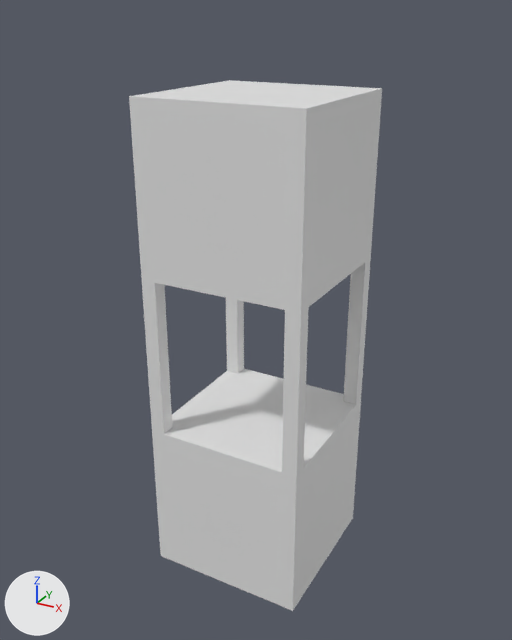
The FBX model Assets/maquina-teste.fbx: old version first, new version second.
The view is the same before and after, from a 50 mm camera at (1.89, -3.51, 3.41) aimed at (-0.03, -0.01, 1.66). Arrows for +X, +Y and +Z are at lower left; the lights stay in place. The picture after the commit comes second. Where no turn or scale is listed for an object, it has been applied to the vertices.

Before the edit, the objects in view are built like this:
```python
me_cube = bpy.data.meshes.new('Cube')
me_cube.from_pydata(...)  # a box spanning x -50.0..50.0, y 0.0..100.0, z -50.0..50.0
me_cube.materials.append(mat_material)  # white #e7e7e7
me_cube_003 = bpy.data.meshes.new('Cube.003')
me_cube_003.from_pydata(...)  # a box spanning x 40.9..50.0, y 0.0..100.0, z -50.0..-40.9; a box spanning x 40.9..50.0, y 0.0..100.0, z 40.9..50.0; a box spanning x -50.0..-40.9, y 0.0..100.0, z -50.0..-40.9; a box spanning x -50.0..-40.9, y 0.0..100.0, z 40.9..50.0
me_cube_003.materials.append(mat_material)  # white #e7e7e7
me_cube_004 = bpy.data.meshes.new('Cube.004')
me_cube_004.from_pydata(...)  # a box spanning x -50.0..50.0, y 0.0..100.0, z -50.0..50.0
me_cube_004.materials.append(mat_material)  # white #e7e7e7
ob_cube = bpy.data.objects.new('Cube', me_cube)
ob_cube.location = (0.0, 0.0, 0.0)
ob_cube.rotation_euler = (1.571, 0.0, 0.0)  # degrees (90, 0, 0)
ob_cube.scale = (0.01, 0.01, 0.01)
ob_cube_001 = bpy.data.objects.new('Cube.001', me_cube_003)
ob_cube_001.location = (0.0, 0.0, 1.0)
ob_cube_001.rotation_euler = (1.571, 0.0, 0.0)  # degrees (90, 0, 0)
ob_cube_001.scale = (0.01, 0.01, 0.01)
ob_cube_002 = bpy.data.objects.new('Cube.002', me_cube_004)
ob_cube_002.location = (0.0, 0.0, 2.0)
ob_cube_002.rotation_euler = (1.571, 0.0, 0.0)  # degrees (90, 0, 0)
ob_cube_002.scale = (0.01, 0.01, 0.01)
```
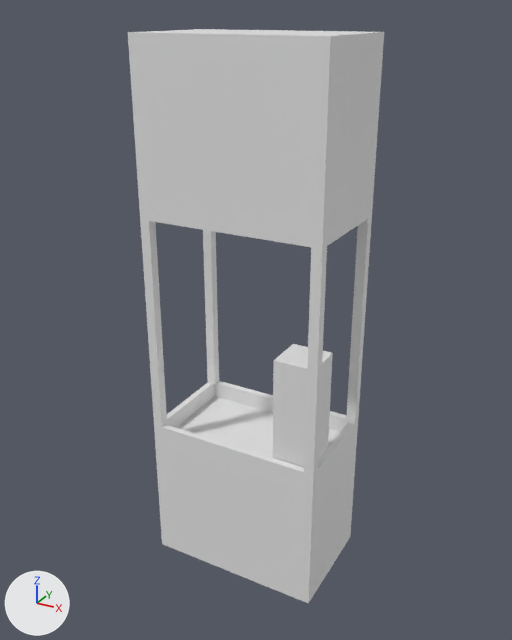
The edits, one by one:
me_cube is used by ob_cube; location (0.0, 0.0, 0.0); rotation (1.571, 0.0, 0.0), in degrees (90, 0, 0); scale (0.01, 0.01, 0.01).
me_cube had 8 vertices, 6 faces and spanned x -50.0..50.0, y 0.0..100.0, z -50.0..50.0.
me_cube now has 36 vertices, 34 faces and spans x -56.0..56.0, y -30.0..40.0, z 0.0..97.0.
me_cube part 1: the whole mesh is rebuilt.
me_cube_003 is used by ob_cube_001; location (0.0, 0.0, 1.0); rotation (1.571, 0.0, 0.0), in degrees (90, 0, 0); scale (0.01, 0.01, 0.01).
me_cube_003 had 32 vertices, 24 faces and spanned x -50.0..50.0, y 0.0..100.0, z -50.0..50.0.
me_cube_003 now has 32 vertices, 24 faces and spans x -56.0..56.0, y -30.0..40.0, z -3.0..132.0.
me_cube_003 part 3: a new loose piece, a box spanning x -56.0..-50.0, y 34.0..40.0, z -3.0..132.0, in mat_material (white #e7e7e7).
me_cube_003 part 4: a new loose piece, a box spanning x 50.0..56.0, y 34.0..40.0, z -3.0..132.0, in mat_material (white #e7e7e7).
me_cube_003 part 5: a new loose piece, a box spanning x 50.0..56.0, y -30.0..-24.0, z -3.0..132.0, in mat_material (white #e7e7e7).
me_cube_003 part 6: a new loose piece, a box spanning x -56.0..-50.0, y -30.0..-24.0, z -3.0..132.0, in mat_material (white #e7e7e7).
me_cube_003 part 7: the loose piece of 8 vertices spanning x 40.9..50.0, y 0.0..100.0, z -50.0..-40.9 is deleted.
me_cube_003 part 8: the loose piece of 8 vertices spanning x 40.9..50.0, y 0.0..100.0, z 40.9..50.0 is deleted.
me_cube_003 part 9: the loose piece of 8 vertices spanning x -50.0..-40.9, y 0.0..100.0, z -50.0..-40.9 is deleted.
me_cube_003 part 10: the loose piece of 8 vertices spanning x -50.0..-40.9, y 0.0..100.0, z 40.9..50.0 is deleted.
me_cube_004 is used by ob_cube_002; location (0.0, 0.0, 2.0); rotation (1.571, 0.0, 0.0), in degrees (90, 0, 0); scale (0.01, 0.01, 0.01).
me_cube_004 had 8 vertices, 6 faces and spanned x -50.0..50.0, y 0.0..100.0, z -50.0..50.0.
me_cube_004 now has 36 vertices, 34 faces and spans x -56.0..56.0, y -30.0..40.0, z -8.0..90.0.
me_cube_004 part 2: the whole mesh is rebuilt.
Mesh me_cube_001 is new.
It is a box spanning x 0.285..0.535, y -0.5..-0.25, z -0.05..0.7.
It uses material mat_material (white #e7e7e7).
Object 'Cube' (ob_cube) turns from (90, 0, 0) to (0, 0, -180) degrees about x, y and z.
Object 'Cube.001' (ob_cube_001) turns from (90, 0, 0) to (0, 0, -180) degrees about x, y and z.
Object 'Cube.002' (ob_cube_002) moves from (0.0, 0.0, 2.0) to (0.0, 0.0, 2.4).
Object 'Cube.002' (ob_cube_002) turns from (90, 0, 0) to (0, 0, -180) degrees about x, y and z.
Object 'Cube.003' (ob_cube_003) is new; it shows me_cube_001.
Its location is (-0.015, 0.15, 0.91).

Pixel boxes (x1, y1, x2, y2) of what changed, in the pictures (512 x 640 px):
'Cube.002', reshaped, moved, turned
    before: (129, 80, 382, 313)
    after: (128, 29, 384, 249)
'Cube', reshaped, turned
    before: (152, 369, 361, 611)
    after: (154, 381, 358, 604)
'Cube.001', reshaped, turned
    before: (142, 258, 371, 477)
    after: (140, 216, 372, 475)
'Cube.003', added
    after: (272, 344, 333, 468)
part 3 of me_cube_003, added
    after: (304, 246, 327, 475)
part 4 of me_cube_003, added
    after: (140, 220, 167, 427)
part 5 of me_cube_003, added
    after: (203, 230, 219, 384)
part 6 of me_cube_003, added
    after: (346, 216, 372, 423)
part 7 of me_cube_003, deleted
    before: (343, 258, 371, 405)
part 8 of me_cube_003, deleted
    before: (282, 307, 309, 477)
part 9 of me_cube_003, deleted
    before: (226, 298, 244, 374)
part 10 of me_cube_003, deleted
    before: (142, 280, 172, 434)
